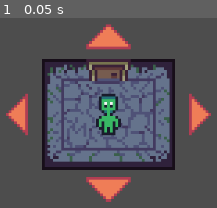
Above: before the commit, frame 1.
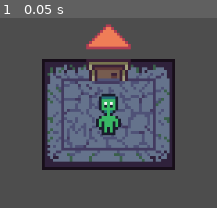
Above: after the commit, the same moment.

Repository: MaPiyoju/TrustNoOne
Game: Godot game, scene res://scenes/level_1.tscn
The game is run twice, just before and just after one commit, with the same random seed, the same clock (stepped at 60 frames per second) and the same inputs. The project has no main scene, so this scene is started directly.
Inputs:
- Up to frame 1 (0.05 s): no input

The runs differ from the first frame. In frame 1, 4.1% of the frame differs, in the area x 2-98%, y 40-97%.

Commit message:
Basic room movement

Diff:
--- a/trustnoone/scenes/level_1.tscn
+++ b/trustnoone/scenes/level_1.tscn
@@ -18,49 +18,39 @@
 [ext_resource type="Resource" uid="uid://cll8prbfd3wvy" path="res://resources/tiles/room_9.tres" id="12_mmfjm"]
 [ext_resource type="Resource" uid="uid://d1gfcq66t8gwk" path="res://resources/tiles/room_10.tres" id="13_k8ld0"]
 [ext_resource type="PackedScene" uid="uid://noo5ex5gwiwj" path="res://scenes/room.tscn" id="17_x2xxo"]
-[ext_resource type="Texture2D" uid="uid://bbomh1amxoufy" path="res://assets/sprites/arrows.png" id="19_2cbcq"]
+[ext_resource type="PackedScene" uid="uid://xi5dvi5ehx1g" path="res://scenes/select_arrow.tscn" id="20_isj1j"]
 
 [node name="Level1" type="Node2D"]
 script = ExtResource("1_5xbjy")
 base_tiles = Array[ExtResource("2_1s4pk")]([ExtResource("3_x2xxo"), ExtResource("4_2cbcq"), ExtResource("5_isj1j"), Ext …(193 unchanged characters)…
 characters = Array[ExtResource("2_4nkto")]([ExtResource("3_fcfvj"), ExtResource("4_4nkto")])
 
-[node name="Camera2D" type="Camera2D" parent="."]
-zoom = Vector2(4, 4)
+[node name="Rooms" type="Node" parent="."]
 
-[node name="Room" parent="." instance=ExtResource("17_x2xxo")]
+[node name="BaseRoom" parent="Rooms" instance=ExtResource("17_x2xxo")]
 
 [node name="Character" parent="." instance=ExtResource("4_pa8r4")]
+z_index = 99
 
-[node name="Down" type="Sprite2D" parent="."]
-position = Vector2(0, 27)
-texture = ExtResource("19_2cbcq")
-hframes = 2
-vframes = 2
-frame = 1
+[node name="Arrows" type="Node2D" parent="Character"]
 
-[node name="Right" type="Sprite2D" parent="."]
-position = Vector2(32, 0)
-texture = ExtResource("19_2cbcq")
-hframes = 2
-vframes = 2
-frame = 2
+[node name="UpArrow" parent="Character/Arrows" instance=ExtResource("20_isj1j")]
+type = Vector2i(0, -1)
 
-[node name="Left" type="Sprite2D" parent="."]
-position = Vector2(-32, 0)
-texture = ExtResource("19_2cbcq")
-hframes = 2
-vframes = 2
-frame = 3
+[node name="DownArrow" parent="Character/Arrows" instance=ExtResource("20_isj1j")]
+position = Vector2(0, -0.9)
+rotation = -3.14159
+type = Vector2i(0, 1)
 
-[node name="Area2D" type="Area2D" parent="."]
+[node name="RightArrow" parent="Character/Arrows" instance=ExtResource("20_isj1j")]
+position = Vector2(5, 0)
+rotation = 1.5708
+type = Vector2i(1, 0)
 
-[node name="Up" type="Sprite2D" parent="Area2D"]
-position = Vector2(0, -28)
-texture = ExtResource("19_2cbcq")
-hframes = 2
-vframes = 2
+[node name="LeftArrow" parent="Character/Arrows" instance=ExtResource("20_isj1j")]
+position = Vector2(-5, 0)
+rotation = -1.5708
+type = Vector2i(-1, 0)
 
-[node name="CollisionPolygon2D" type="CollisionPolygon2D" parent="Area2D"]
-position = Vector2(0, -33)
-polygon = PackedVector2Array(0, 0, 8.5, 8.5, -8.5, 8.5)
+[node name="Camera2D" type="Camera2D" parent="Character"]
+zoom = Vector2(4, 4)
--- a/trustnoone/scenes/room.tscn
+++ b/trustnoone/scenes/room.tscn
@@ -1,8 +1,11 @@
-[gd_scene load_steps=2 format=3 uid="uid://noo5ex5gwiwj"]
+[gd_scene load_steps=3 format=3 uid="uid://noo5ex5gwiwj"]
 
 [ext_resource type="Texture2D" uid="uid://b2yydp31nadxe" path="res://assets/sprites/tiles/tile1.png" id="1_36trf"]
+[ext_resource type="Script" uid="uid://845wqp7s22rg" path="res://scripts/room_controller.gd" id="1_ffxv4"]
 
 [node name="Room" type="Node2D"]
+z_index = -1
+script = ExtResource("1_ffxv4")
 
 [node name="Sprite2D" type="Sprite2D" parent="."]
 texture = ExtResource("1_36trf")
--- a/trustnoone/scenes/select_arrow.tscn
+++ b/trustnoone/scenes/select_arrow.tscn
@@ -1,10 +1,12 @@
-[gd_scene load_steps=2 format=3 uid="uid://xi5dvi5ehx1g"]
+[gd_scene load_steps=3 format=3 uid="uid://xi5dvi5ehx1g"]
 
+[ext_resource type="Script" uid="uid://bg7wxhr5obq1c" path="res://scripts/level_controller/select_arrow.gd" id="1_00frt"]
 [ext_resource type="Texture2D" uid="uid://bbomh1amxoufy" path="res://assets/sprites/arrows.png" id="1_n61cy"]
 
 [node name="SelectArrow" type="Area2D"]
+script = ExtResource("1_00frt")
 
-[node name="Up" type="Sprite2D" parent="."]
+[node name="Sprite" type="Sprite2D" parent="."]
 position = Vector2(0, -28)
 texture = ExtResource("1_n61cy")
 hframes = 2
--- a/trustnoone/scripts/character_controller.gd
+++ b/trustnoone/scripts/character_controller.gd
@@ -3,14 +3,31 @@
 
 @export var CharacterConfig: CharacterRes
 @onready var sprite_2d: Sprite2D = $Sprite2D
+@onready var level_1: MainLevel = $".."
+
+var speed: float = 50.0
+var baseRoomDistance := Vector2(48,40)
+var current_dir: Vector2 = Vector2.ZERO
+var isMoving = false
 
 func _ready() -> void:
-	pass
+	level_1.move_room.connect(move)
 
 
-# Called every frame. 'delta' is the elapsed time since the previous frame.
 func _process(delta: float) -> void:
-	pass
+	if isMoving:
+		position = position.move_toward(
+			current_dir,
+			speed * delta
+		)
+
+		if position == current_dir:
+			isMoving = false
+
 
 func load():
 	sprite_2d.texture = load(CharacterConfig.mini_figure)
+
+func move(newDir: Vector2i):
+	isMoving = true
+	current_dir = baseRoomDistance * Vector2(newDir)
--- a/trustnoone/scripts/level_controller/level_controller.gd
+++ b/trustnoone/scripts/level_controller/level_controller.gd
@@ -1,23 +1,40 @@
 extends Node2D
+class_name MainLevel
 
+signal move_room(dir: Vector2i)
 
 @export var base_tiles: Array[RoomRes]
 @export var characters: Array[CharacterRes]
 @onready var character: CharacterController = $Character
 
+@onready var up_arrow: DirectionArrow = $Character/Arrows/UpArrow
+@onready var down_arrow: DirectionArrow = $Character/Arrows/DownArrow
+@onready var right_arrow: DirectionArrow = $Character/Arrows/RightArrow
+@onready var left_arrow: DirectionArrow = $Character/Arrows/LeftArrow
+
+@onready var rooms_node: Node = $Rooms
+var room_prefab: PackedScene
+
 var rooms: Dictionary = {}
 var currentRoom: Vector2i
+var baseRoomDistance := Vector2(48,40)
 
-# Called when the node enters the scene tree for the first time.
 func _ready() -> void:
+	room_prefab = preload("res://scenes/room.tscn")
+
 	var rndCharacter = randi_range(0,characters.size()-1)
 	character.CharacterConfig = characters[rndCharacter]
 	character.load()
 
 	rooms[Vector2i(0, 0)] = base_tiles[0]
 	currentRoom = Vector2i(0, 0)
+	check_arrows(0)
 
-# Called every frame. 'delta' is the elapsed time since the previous frame.
+	up_arrow.direction_changed.connect(explore_room)
+	down_arrow.direction_changed.connect(explore_room)
+	right_arrow.direction_changed.connect(explore_room)
+	left_arrow.direction_changed.connect(explore_room)
+
 func _process(delta: float) -> void:
 	pass
 
@@ -29,4 +46,57 @@
 	var rnd_room = randi_range(0,available_rooms.size()-1)
 	rooms[new_coordinates] = available_rooms[rnd_room]
 
+	var newRoom = room_prefab.instantiate()
+	rooms_node.add_child(newRoom)
+	(newRoom as Node2D).position = Vector2(baseRoomDistance.x * new_coordinates.x, baseRoomDistance.y * new_coordinates.y)
+	(newRoom as RoomController).RoomConfig = available_rooms[rnd_room]
+	(newRoom as RoomController).load()
+
+	check_arrows(0, true)
+
 	currentRoom = new_coordinates
+	move_room.emit(new_coordinates)
+
+	await get_tree().create_timer(1.0).timeout
+	check_arrows((available_rooms[rnd_room] as RoomRes).connection_type)
+
+func check_arrows(room_type: int, disable_all: bool = false):
+	up_arrow.enable(false)
+	down_arrow.enable(false)
+	right_arrow.enable(false)
+	left_arrow.enable(false)
+	if(disable_all):
+		return
+
+	match room_type:
+		0:
+			up_arrow.enable(true)
+		1:
+			down_arrow.enable(true)
+		2:
+			left_arrow.enable(true)
+		3:
+			right_arrow.enable(true)
+		4:
+			up_arrow.enable(true)
+			left_arrow.enable(true)
+		5:
+			up_arrow.enable(true)
+			right_arrow.enable(true)
+		6:
+			down_arrow.enable(true)
+			right_arrow.enable(true)
+		7:
+			down_arrow.enable(true)
+			left_arrow.enable(true)
+		8:
+			up_arrow.enable(true)
+			down_arrow.enable(true)
+			right_arrow.enable(true)
+			left_arrow.enable(true)
+		9:
+			up_arrow.enable(true)
+			down_arrow.enable(true)
+		10:
+			right_arrow.enable(true)
+			left_arrow.enable(true)
--- /dev/null
+++ b/trustnoone/scripts/level_controller/select_arrow.gd
@@ -0,0 +1,17 @@
+extends Area2D
+class_name DirectionArrow
+
+signal direction_changed(type: Vector2i)
+
+@export var type: Vector2i
+
+func _input_event(_viewport: Viewport, event: InputEvent, _shape_idx: int) -> void:
+	if event is InputEventMouseButton:
+		if event.button_index == MOUSE_BUTTON_LEFT and event.pressed:
+			_on_sprite_clicked()
+
+func _on_sprite_clicked() -> void:
+	emit_signal("direction_changed", type)
+
+func enable(enable: bool):
+	visible = enable
--- /dev/null
+++ b/trustnoone/scripts/room_controller.gd
@@ -0,0 +1,14 @@
+extends Node2D
+class_name RoomController
+
+@export var RoomConfig: RoomRes
+@onready var sprite_2d: Sprite2D = $Sprite2D
+
+func _ready() -> void:
+	pass
+
+func _process(delta: float) -> void:
+	pass
+
+func load():
+	sprite_2d.texture = load(RoomConfig.texture)
Not shown, added: trustnoone/scripts/level_controller/select_arrow.gd.uid
Not shown, added: trustnoone/scripts/room_controller.gd.uid
